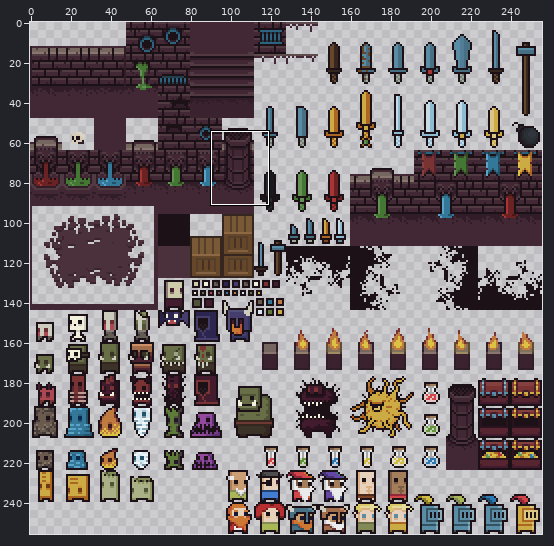
Sprite sheet: ressources/16x16DungeonTileset.v4.png. The first picture is a wide view before the edit; the outline marks the close-up.
Close-up. First the earlier version:
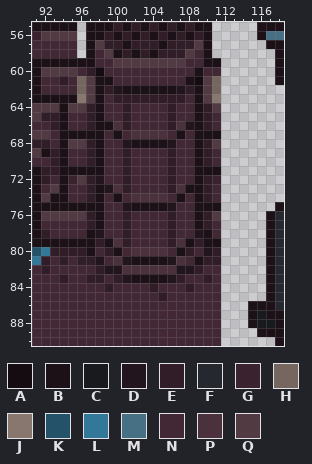
The file is 256x256 pixels. Pixels under 10% opacity are left out. Colours within 5 levels of each other are drawn and written as one. Shown: x 91..118, y 55..90.
Palette (. is transparent): A #140c11  B #1c1117  C #181a1e  D #23151d  E #301d27  F #25282e  G #3a232f  H #756760  J #88776f  K #245269  L #337799  M #487085  N #422835  P #4a313c  Q #523a42
Pixels before, first column x 91:
55 BBBBB.BBBEBEBEBEBEBB.....BBB
56 GQQQQ.BBEBEBEBEBEBEB.....BMM
57 NNNNN.BQEEBEEEBEEEQB......BB
58 NNNNN.BNQBEBEBEEEQNB.......B
59 BBBBBBBNNQQQQQQQQNNBB......B
60 BQQQQNEANNNNNNNNNNBNN......B
61 BNNENHQBBNNNNNNNNBAQH......B
62 BNNNNHQBEDBBBBBBDEBQH.......
63 BBBBBJQBNEEEEEEEENBQJ.......
64 QQQBQQEBNNENNNNENNBEQ.......
65 QEEBNNEBNNENNNNENNBEN.......
66 NNEBNNEBBPENNNNEPDBEN.......
67 QQNBBBBBNBNPPPPNBNBBB.......
68 EENBQQEBNNDBBBBDNNBEQ.......
69 QBEBNNEBNNENNNNENNBEN.......
70 NNEBNNEBNNENNNNENNBEN.......
71 BEEBBBBBNNENNNNENNBBB.......
72 BENBGQEDNNENNNNENNBEG.......
73 BNQBNNEBDPENNNNEPBBEN.......
74 BQBBNNEBNBNPPPPNBNBEN.......
75 BBBBBBBBNNDBBBBDNNBBB......B
76 BQQQQQEBNNENNNNENNBEQ.....BF
77 BNNNNNEBNNENNNNENNBEN.....BF
78 BENNNNBDNNENNNNENNDBN.....BF
79 BBBBBBBEBPENNNNEPBEBB.....BF
80 KLEEEEBNEBNPPPPNBENDE.....BF
81 LENENEEDNPDBBBBDPNBEE.....BF
82 NENNNNNEDDPPPPPPDDENN.....BF
83 NNNENNEENEDBBBBDENNEN.....BF
84 NNNNNNNNENNNNENNNENNN.....BF
85 NNNNNNNNNNNNNNENNNNNN.....BF
86 NNNNNNNNNNNNNNNNNNNNN...BBBF
87 NNNNNNNNNNNNNNNNNNNNN...BCBB
88 NNNNNNNNNNNNNNNNNNNNN...BCCB
89 NNNNNNNNNNNNNNNNNNNNN....BBB
90 NNNNNNNNNNNNNNNNNNNNN......B
After the commit:
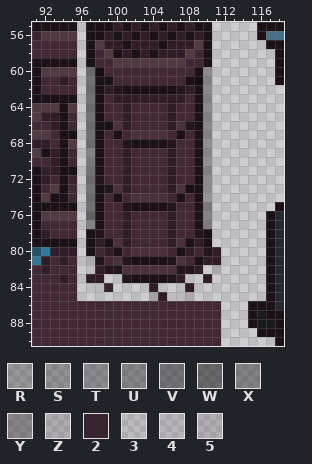
Colours new in this view: R #00000044  S #0000004c  T #00000053  U #0000005c  V #00000072  W #0000007e  X #08040661  Y #170c1163  Z #301d2732  2 #301d27f3  3 #4228351e  4 #42283527  5 #42283532
From the commit log: mise à jour du tileset
Edits made:
Changed rows in their new state; - is an unchanged pixel.
first column x 96:
59 .--------------.
60 .V------------T.
61 .V------------T.
62 .V------------T.
63 .V------------T.
64 .V------------T.
65 .V------------T.
66 .V------------T.
67 .V------------T.
68 .V------------S.
69 .U------------S.
70 .U------------S.
71 .V------------T.
72 .V------------T.
73 .V------------R.
74 .V------------R.
75 .V------------X.
76 .W------------U.
77 .U------------Y.
78 .--------------.
79 .--------------.
80 .---------------
81 .Z--------------
82 ..------------.4
83 .--..-------..-.
84 ..32....-...-...
85 ........5-.34...
Changed places in both close-ups, as pixel boxes (x1, y1, x2, y2):
changed: (77, 58, 221, 301)
